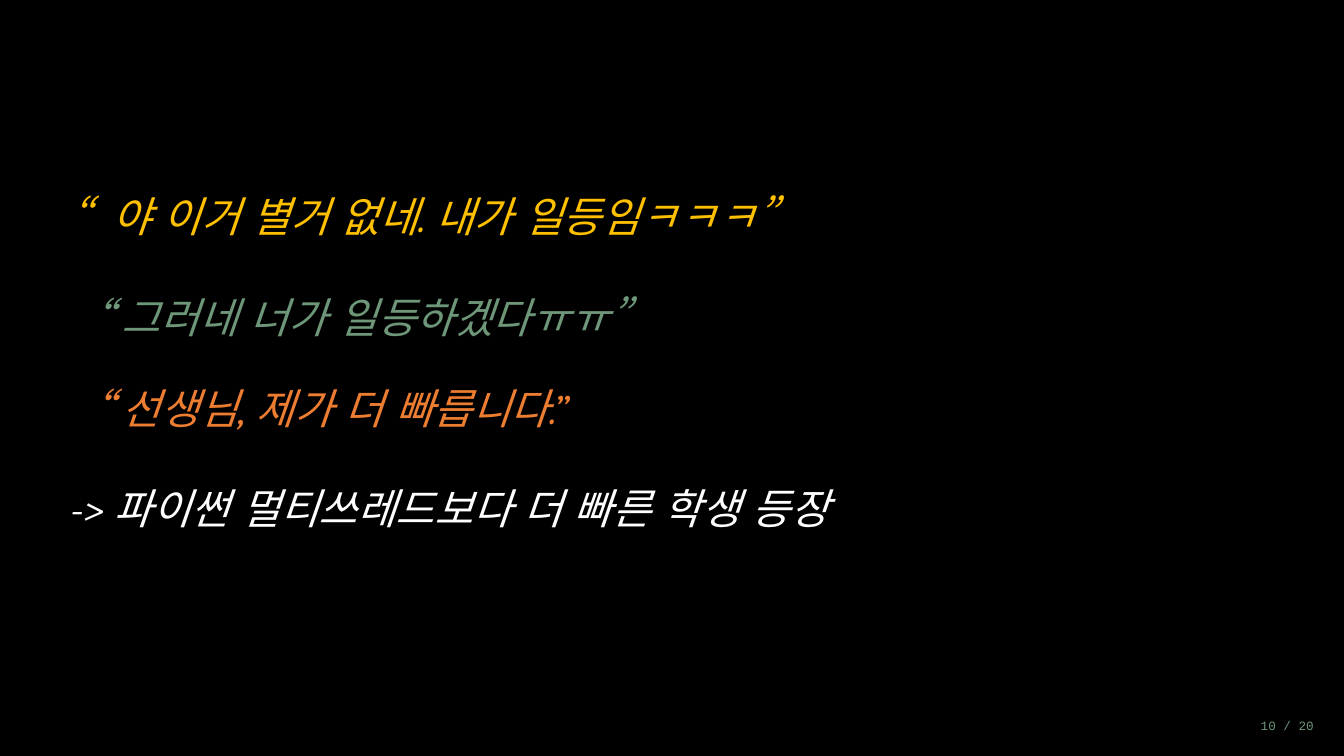
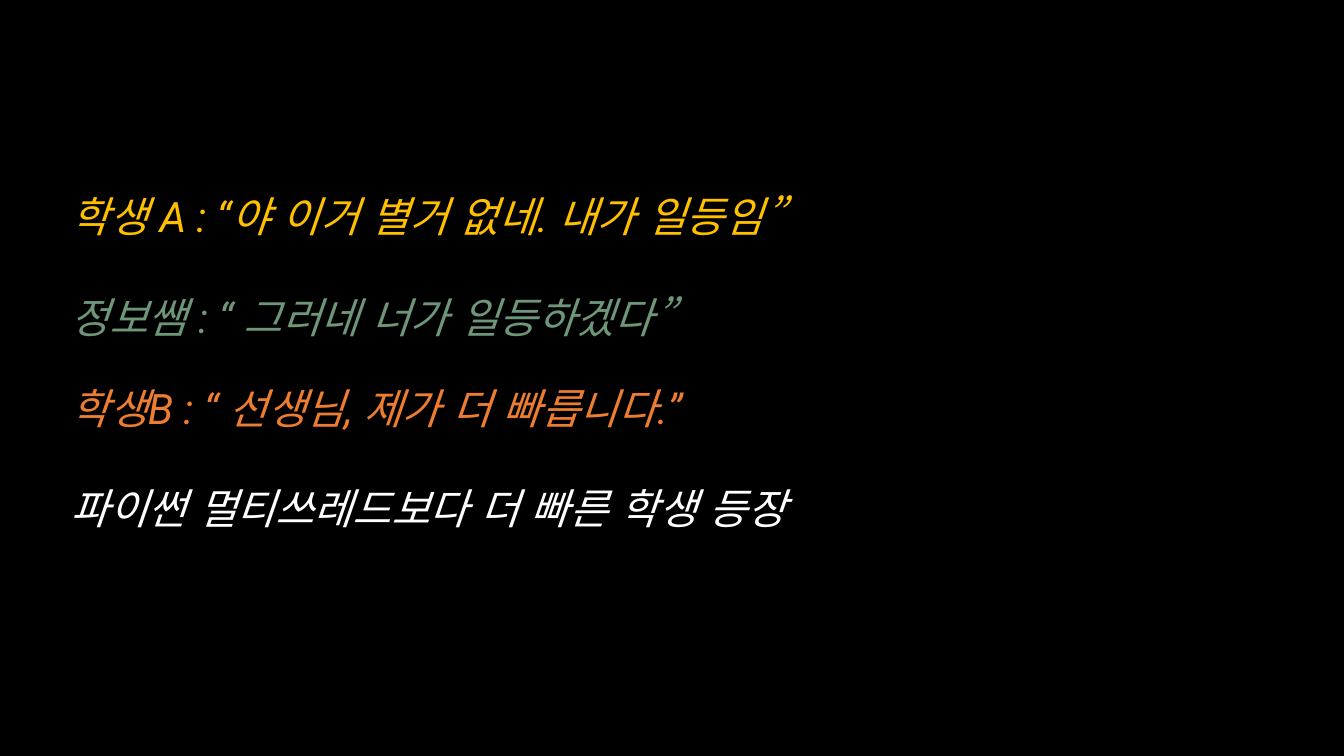
Before and after one commit to shk-cell/Macro_Classroom, a slide deck: slide 19 of AI기반 바이브코딩 시대의 교사역할과 교수학습설계.pptx. Drawn at 1344x756 pixels with LibreOffice and Linux fonts; fonts in the diff are those of the drawing. Boxes give left, top, right and bottom in pixels: in the first picture for what was removed or moved away, otherwise in the second. Text is boxed around its words. In the diff, an @@ line names an element or a change of style, - is before the commit and + after.

```diff
--- a/AI기반 바이브코딩 시대의 교사역할과 교수학습설계.pptx
+++ b/AI기반 바이브코딩 시대의 교사역할과 교수학습설계.pptx
@@ text at [71, 195, 783, 236]: text changed; font Cambria to Roboto @@
-“야 이거 별거 없네. 내가 일등임ㅋㅋㅋ”
+학생 A : “야 이거 별거 없네. 내가 일등임”
@@ text at [71, 296, 673, 337]: text changed; font Cambria to Roboto @@
-“ 그러네 너가 일등하겠다ㅠㅠ”
+정보쌤 : “ 그러네 너가 일등하겠다”
@@ text at [71, 389, 656, 430]: text changed; font Cambria to Roboto @@
-“ 선생님, 제가 더 빠릅니다.”
+학생B : “ 선생님, 제가 더 빠릅니다.”
@@ text at [71, 489, 786, 528]: text changed; font Cambria to Roboto @@
--> 파이썬 멀티쓰레드보다 더 빠른 학생 등장
+파이썬 멀티쓰레드보다 더 빠른 학생 등장
@@ text removed at [1261, 721, 1314, 730] @@
-10 / 20
```
Also in this commit, not shown: 29 other slides changed, 2 slides added, 2 slides removed.
